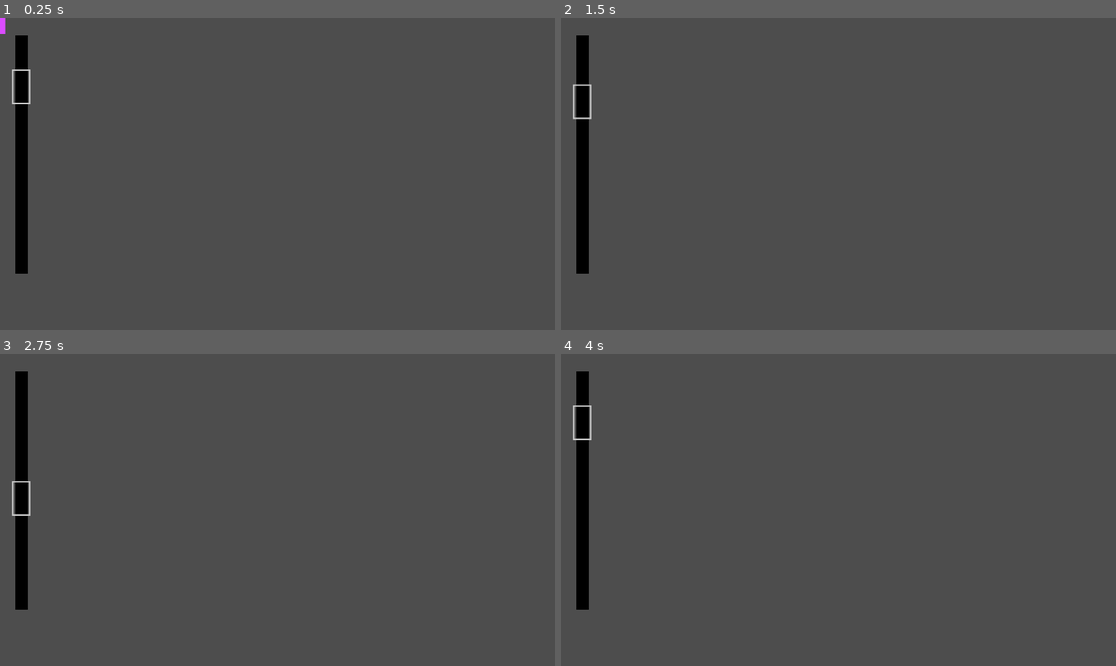
Above: before the commit, frames 1-4 (two rows, left to right).
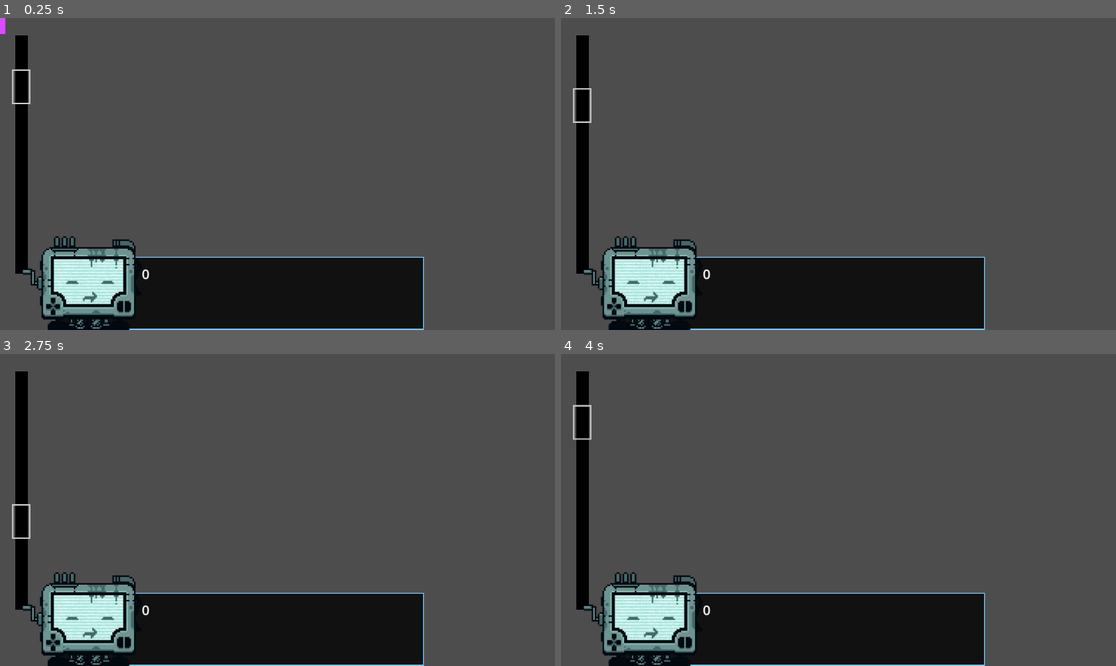
Above: after the commit, the same moments.

Repository: Hanako256/2026-01-10
Game: Godot game, scene res://scenes/game.tscn
The game is run twice, just before and just after one commit, with the same random seed, the same clock (stepped at 60 frames per second) and the same inputs. Before the commit the project starts from res://game.tscn. Sound files missing from this copy of the repository are replaced by a short silence.
Inputs:
- Up to frame 1 (0.25 s): no input
- Up to frame 2 (1.5 s): tap Enter at 0.5 s; hold Right 0.53-1.28 s; hold Shift (slow) 0.53-1.28 s; tap Space at 1.25 s; hold S (move_down) from 1.28 s (still down); tap Shift (slow) at 1.35 s
- Up to frame 3 (2.75 s): release S (move_down) at 2.03 s; hold Right from 2.03 s (still down); hold Shift (slow) from 2.03 s (still down); tap Alt at 2.1 s
- Up to frame 4 (4 s): tap Enter at 2.75 s; release Right at 2.78 s; release Shift (slow) at 2.78 s; hold W (move_up) 2.78-3.53 s; tap Shift (slow) at 2.85 s; hold Left from 3.53 s (still down); hold Shift (slow) from 3.53 s (still down)

The runs differ from the first frame. In frame 1, 17% of the frame differs, in the area x 4-77%, y 69-100%; in frame 2, 17%; in frame 3, 17%, in the area x 2-77%, y 40-100%; in frame 4, 17%.

Commit message:
started implementing rhythm game functions

Diff:
--- a/dialogue.tscn
+++ /dev/null
@@ -1,14 +0,0 @@
-[gd_scene load_steps=3 format=3 uid="uid://06k4nwurjm1v"]
-
-[ext_resource type="Texture2D" uid="uid://cff24xphv2yvq" path="res://sprites/dialogue_frame.png" id="1_oi3j2"]
-[ext_resource type="Texture2D" uid="uid://c4gs1c2nhdrkq" path="res://sprites/dialogue_space.png" id="2_758ep"]
-
-[node name="dialogue_frame" type="Sprite2D"]
-position = Vector2(560, 552.5)
-scale = Vector2(1, 0.7)
-texture = ExtResource("1_oi3j2")
-
-[node name="Sprite2D" type="Sprite2D" parent="."]
-position = Vector2(0, -0.7143161)
-scale = Vector2(1, 0.99301255)
-texture = ExtResource("2_758ep")
--- a/game.tscn
+++ /dev/null
@@ -1,16 +0,0 @@
-[gd_scene load_steps=4 format=3 uid="uid://d1iv1sb501bl8"]
-
-[ext_resource type="Texture2D" uid="uid://dgj62ewix1kkv" path="res://sprites/slider bar.png" id="1_80nbo"]
-[ext_resource type="PackedScene" uid="uid://5adgviubrktk" path="res://player.tscn" id="2_feb5d"]
-[ext_resource type="PackedScene" uid="uid://dor34uii4kf6d" path="res://note_bar.tscn" id="3_fc0e3"]
-
-[node name="game" type="Node2D"]
-
-[node name="Slider" type="Sprite2D" parent="."]
-position = Vector2(45, 284)
-texture = ExtResource("1_80nbo")
-
-[node name="Player" parent="." instance=ExtResource("2_feb5d")]
-position = Vector2(44, 143)
-
-[node name="Note Bar" parent="." instance=ExtResource("3_fc0e3")]
--- a/note_bar.tscn
+++ /dev/null
@@ -1,27 +0,0 @@
-[gd_scene load_steps=5 format=3 uid="uid://dor34uii4kf6d"]
-
-[ext_resource type="Texture2D" uid="uid://kpmrqxi02f3t" path="res://sprites/note bar.png" id="1_273me"]
-[ext_resource type="Script" uid="uid://cvqpmwxtsbg7d" path="res://note_bar.gd" id="1_yfww1"]
-
-[sub_resource type="SpriteFrames" id="SpriteFrames_yfww1"]
-animations = [{
-"frames": [{
-"duration": 1.0,
-"texture": ExtResource("1_273me")
-}],
-"loop": true,
-"name": &"default",
-"speed": 5.0
-}]
-
-[sub_resource type="RectangleShape2D" id="RectangleShape2D_u2hmc"]
-size = Vector2(32, 66)
-
-[node name="Note Bar" type="Area2D"]
-script = ExtResource("1_yfww1")
-
-[node name="Appearance" type="AnimatedSprite2D" parent="."]
-sprite_frames = SubResource("SpriteFrames_yfww1")
-
-[node name="Collisions" type="CollisionShape2D" parent="."]
-shape = SubResource("RectangleShape2D_u2hmc")
--- a/player.gd
+++ /dev/null
@@ -1,32 +0,0 @@
-extends Area2D
-@export var reg_speed: = 200
-var speed = reg_speed
-var slow_speed = reg_speed * 0.4
-var acceleration = 1
-@export var acc_mult = 1.005
-var velocity = Vector2.ZERO
-
-func _process(delta: float) -> void:
-
-	if (Input.is_action_pressed("move_up")):
-		velocity.y = -speed * acceleration
-		acceleration *= acc_mult
-	if (Input.is_action_pressed("move_down")):
-		velocity.y = speed * acceleration
-		acceleration *= acc_mult
-
-	if (Input.is_action_pressed("slow")):
-		speed = slow_speed
-	else:
-		speed = reg_speed
-	if(!Input.is_action_pressed("move_up") and !Input.is_action_pressed("move_down")):
-		velocity.y = 0
-	if (Input.is_action_just_pressed("move_down") or Input.is_action_just_pressed("move_up")):
-		acceleration = 1
-
-	position += velocity * delta
-
-
-
-func _on_area_entered(area: Area2D) -> bool:
-	return true
--- a/player.tscn
+++ /dev/null
@@ -1,30 +0,0 @@
-[gd_scene load_steps=5 format=3 uid="uid://5adgviubrktk"]
-
-[ext_resource type="Texture2D" uid="uid://cpwgj4gse8qry" path="res://sprites/player.png" id="1_4flbx"]
-[ext_resource type="Script" uid="uid://cqhvao3qoeikj" path="res://player.gd" id="1_onrkg"]
-
-[sub_resource type="SpriteFrames" id="SpriteFrames_onrkg"]
-animations = [{
-"frames": [{
-"duration": 1.0,
-"texture": ExtResource("1_4flbx")
-}],
-"loop": true,
-"name": &"default",
-"speed": 5.0
-}]
-
-[sub_resource type="RectangleShape2D" id="RectangleShape2D_i3pqv"]
-size = Vector2(32, 66)
-
-[node name="Player" type="Area2D"]
-script = ExtResource("1_onrkg")
-metadata/_edit_group_ = true
-
-[node name="Animations" type="AnimatedSprite2D" parent="."]
-sprite_frames = SubResource("SpriteFrames_onrkg")
-
-[node name="Collisions" type="CollisionShape2D" parent="."]
-shape = SubResource("RectangleShape2D_i3pqv")
-
-[connection signal="area_entered" from="." to="." method="_on_area_entered"]
--- a/project.godot
+++ b/project.godot
@@ -18,6 +18,10 @@
 [editor_plugins]
 
 enabled=PackedStringArray("res://addons/godot_super-wakatime/plugin.cfg")
+
+[global_group]
+
+note=""
 
 [input]
 
@@ -40,6 +44,15 @@
 slow={
 "deadzone": 0.2,
 "events": [Object(InputEventKey,"resource_local_to_scene":false,"resource_name":"","device":-1,"window_id":0,"alt_press …(195 unchanged characters)…
+, Object(InputEventKey,"resource_local_to_scene":false,"resource_name":"","device":-1,"window_id":0,"alt_pressed":false,"shift_pressed":false,"ctrl_pressed":false,"meta_pressed":false,"pressed":false,"keycode":0,"physical_keycode":4194325,"key_label":0,"unicode":0,"location":0,"echo":false,"script":null)
+, Object(InputEventJoypadButton,"resource_local_to_scene":false,"resource_name":"","device":-1,"button_index":2,"pressure":0.0,"pressed":true,"script":null)
+]
+}
+hit_note={
+"deadzone": 0.2,
+"events": [Object(InputEventKey,"resource_local_to_scene":false,"resource_name":"","device":-1,"window_id":0,"alt_pressed":false,"shift_pressed":false,"ctrl_pressed":false,"meta_pressed":false,"pressed":false,"keycode":0,"physical_keycode":90,"key_label":0,"unicode":122,"location":0,"echo":false,"script":null)
+, Object(InputEventKey,"resource_local_to_scene":false,"resource_name":"","device":-1,"window_id":0,"alt_pressed":false,"shift_pressed":false,"ctrl_pressed":false,"meta_pressed":false,"pressed":false,"keycode":0,"physical_keycode":4194309,"key_label":0,"unicode":0,"location":0,"echo":false,"script":null)
+, Object(InputEventJoypadButton,"resource_local_to_scene":false,"resource_name":"","device":-1,"button_index":0,"pressure":0.0,"pressed":true,"script":null)
 ]
 }
 
--- /dev/null
+++ b/scenes/audio_player.gd
@@ -0,0 +1,41 @@
+extends AudioStreamPlayer
+
+@export var bpm = 100
+@export var beats = 4
+
+var song_position = 0.0
+var song_pos_measures = 1
+var seconds_per_measure = 60.0 / bpm
+var last_reported_beat = 0
+var beats_before_start = 0
+var beat = 1
+
+var closest = 0
+var time_off_beat = 0.0
+
+signal _beat(position)
+signal _measure(position)
+
+func _ready():
+	seconds_per_measure = 60.0 / bpm
+
+func _physics_process(delta: float) -> void:
+	if playing:
+		song_position = get_playback_position() + AudioServer.get_time_since_last_mix()
+		song_position -= AudioServer.get_output_latency()
+		song_pos_measures = int(floor(song_position / seconds_per_measure)) + beats_before_start
+		_report_beat()
+
+func _report_beat():
+	if last_reported_beat < song_pos_measures:
+		if beat > beats:
+			beat = 1
+		emit_signal("_measure", song_pos_measures)
+		emit_signal("_beat", beat)
+		last_reported_beat = song_pos_measures
+		beat += 1
+
+#func play_with_beat_offset(num):
+#	beats_before_start = num
+#	$StartTimer.wait_time = seconds_per_measure
+#	$StartTimer.start()
--- /dev/null
+++ b/scenes/audio_player.tscn
@@ -0,0 +1,6 @@
+[gd_scene load_steps=2 format=3 uid="uid://jhq30abrv0cy"]
+
+[ext_resource type="AudioStream" uid="uid://sphtcsdhf2ph" path="res://audio/Demo track-Notes.mp3" id="1_81fu2"]
+
+[node name="AudioPlayer" type="AudioStreamPlayer"]
+stream = ExtResource("1_81fu2")
--- /dev/null
+++ b/scenes/dialogue.tscn
@@ -0,0 +1,37 @@
+[gd_scene load_steps=5 format=3 uid="uid://06k4nwurjm1v"]
+
+[ext_resource type="Texture2D" uid="uid://cff24xphv2yvq" path="res://sprites/dialogue_frame.png" id="1_oi3j2"]
+[ext_resource type="Texture2D" uid="uid://c4gs1c2nhdrkq" path="res://sprites/dialogue_space.png" id="2_758ep"]
+[ext_resource type="Texture2D" uid="uid://ciw3v8ai2sa74" path="res://sprites/p03.png" id="3_758ep"]
+
+[sub_resource type="SpriteFrames" id="SpriteFrames_hoxo3"]
+animations = [{
+"frames": [{
+"duration": 1.0,
+"texture": ExtResource("3_758ep")
+}],
+"loop": true,
+"name": &"default",
+"speed": 5.0
+}]
+
+[node name="dialogue_frame" type="Sprite2D"]
+texture = ExtResource("1_oi3j2")
+
+[node name="dialogue_space" type="Sprite2D" parent="."]
+position = Vector2(0, -0.7143161)
+scale = Vector2(1, 0.99301255)
+texture = ExtResource("2_758ep")
+
+[node name="Dialogue" type="RichTextLabel" parent="."]
+offset_left = -257.0
+offset_top = -75.0
+offset_right = 431.0
+offset_bottom = 59.0
+theme_override_font_sizes/normal_font_size = 35
+text = "Yep, I'm P03. OK?"
+
+[node name="character" type="AnimatedSprite2D" parent="."]
+position = Vector2(-406, -31)
+scale = Vector2(0.4, 0.4)
+sprite_frames = SubResource("SpriteFrames_hoxo3")
--- /dev/null
+++ b/scenes/game.gd
@@ -0,0 +1,8 @@
+extends Node2D
+
+func _process(delta: float) -> void:
+	var time = $AudioPlayer.get_playback_position() + AudioServer.get_time_since_last_mix()
+	time -= AudioServer.get_output_latency()
+	var count = time as int
+	$dialogue_frame/Dialogue.clear()
+	$dialogue_frame/Dialogue.add_text(str(count))
--- /dev/null
+++ b/scenes/game.tscn
@@ -0,0 +1,33 @@
+[gd_scene load_steps=7 format=3 uid="uid://d1iv1sb501bl8"]
+
+[ext_resource type="Texture2D" uid="uid://dgj62ewix1kkv" path="res://sprites/slider bar.png" id="1_80nbo"]
+[ext_resource type="Script" uid="uid://bglg0k5h56uga" path="res://scenes/game.gd" id="1_ryrav"]
+[ext_resource type="PackedScene" uid="uid://5adgviubrktk" path="res://scenes/player.tscn" id="2_feb5d"]
+[ext_resource type="PackedScene" uid="uid://dor34uii4kf6d" path="res://scenes/note_bar.tscn" id="3_fc0e3"]
+[ext_resource type="PackedScene" uid="uid://06k4nwurjm1v" path="res://scenes/dialogue.tscn" id="4_7jktm"]
+[ext_resource type="PackedScene" uid="uid://jhq30abrv0cy" path="res://scenes/audio_player.tscn" id="5_ryrav"]
+
+[node name="game" type="Node2D"]
+script = ExtResource("1_ryrav")
+
+[node name="Slider" type="Sprite2D" parent="."]
+position = Vector2(45, 284)
+texture = ExtResource("1_80nbo")
+
+[node name="Player" parent="." instance=ExtResource("2_feb5d")]
+position = Vector2(44, 143)
+
+[node name="Note Bar" parent="." instance=ExtResource("3_fc0e3")]
+
+[node name="Player_Bounds_Up" type="Marker2D" parent="."]
+position = Vector2(44, 36)
+
+[node name="Player_Bounds_Down" type="Marker2D" parent="."]
+position = Vector2(44, 532)
+
+[node name="dialogue_frame" parent="." instance=ExtResource("4_7jktm")]
+position = Vector2(500, 572)
+scale = Vector2(0.8, 0.8)
+
+[node name="AudioPlayer" parent="." instance=ExtResource("5_ryrav")]
+autoplay = true
--- /dev/null
+++ b/scenes/note_bar.tscn
@@ -0,0 +1,35 @@
+[gd_scene load_steps=6 format=3 uid="uid://dor34uii4kf6d"]
+
+[ext_resource type="Texture2D" uid="uid://kpmrqxi02f3t" path="res://sprites/note bar.png" id="1_273me"]
+[ext_resource type="Script" uid="uid://cvqpmwxtsbg7d" path="res://scenes/note_bar.gd" id="1_yfww1"]
+[ext_resource type="Texture2D" uid="uid://bgji77nvsap8d" path="res://sprites/note bar_hit.png" id="2_yof15"]
+
+[sub_resource type="SpriteFrames" id="SpriteFrames_dlwm1"]
+animations = [{
+"frames": [{
+"duration": 1.0,
+"texture": ExtResource("1_273me")
+}],
+"loop": true,
+"name": &"default",
+"speed": 5.0
+}, {
+"frames": [{
+"duration": 1.0,
+"texture": ExtResource("2_yof15")
+}],
+"loop": true,
+"name": &"hit",
+"speed": 5.0
+}]
+
+[sub_resource type="RectangleShape2D" id="RectangleShape2D_yof15"]
+
+[node name="Note" type="Area2D" groups=["note"]]
+script = ExtResource("1_yfww1")
+
+[node name="Animation" type="AnimatedSprite2D" parent="."]
+sprite_frames = SubResource("SpriteFrames_dlwm1")
+
+[node name="Collisions" type="CollisionShape2D" parent="."]
+shape = SubResource("RectangleShape2D_yof15")
--- /dev/null
+++ b/scenes/player.gd
@@ -0,0 +1,63 @@
+extends AnimatedSprite2D
+@export var reg_speed: = 250
+var speed = reg_speed
+var slow_speed = reg_speed * 0.4
+var acceleration = 1
+@export var acc_mult = 1.007
+var velocity = Vector2.ZERO
+
+var perfect:bool = false
+var good:bool = false
+var okay:bool = false
+var current_note = null
+var score = 0
+
+func _process(delta: float) -> void:
+
+	if (Input.is_action_pressed("move_up")):
+		velocity.y = -speed * acceleration
+		acceleration *= acc_mult
+	if (Input.is_action_pressed("move_down")):
+		velocity.y = speed * acceleration
+		acceleration *= acc_mult
+
+	if (Input.is_action_pressed("slow")):
+		speed = slow_speed
+		#acceleration = 1
+	else:
+		speed = reg_speed
+	if(!Input.is_action_pressed("move_up") and !Input.is_action_pressed("move_down")):
+		velocity.y = 0
+	if (Input.is_action_just_pressed("move_down") or Input.is_action_just_pressed("move_up")):
+		acceleration = 1
+
+	position += velocity * delta
+
+#OkayArea functions
+func _on_OkayArea_entered(area: Area2D) -> void:
+	if area.is_in_group("note"):
+		okay = true
+		current_note = area
+
+func _on_OkayArea_exited(area: Area2D) -> void:
+	if area.is_in_group("note"):
+		okay = false
+		current_note = null
+
+#GoodArea functions
+func _on_GoodArea_entered(area: Area2D) -> void:
+	if area.is_in_group("note"):
+		good = true
+
+func _on_GoodArea_exited(area: Area2D) -> void:
+	if area.is_in_group("note"):
+		good = false
+
+#PerfectArea functions
+func _on_PerfectArea_entered(area: Area2D) -> void:
+	if area.is_in_group("note"):
+		perfect = true
+
+func _on_PerfectArea_exited(area: Area2D) -> void:
+	if area.is_in_group("note"):
+		perfect = false
--- /dev/null
+++ b/scenes/player.tscn
@@ -0,0 +1,60 @@
+[gd_scene load_steps=8 format=3 uid="uid://5adgviubrktk"]
+
+[ext_resource type="Texture2D" uid="uid://cpwgj4gse8qry" path="res://sprites/player.png" id="1_4flbx"]
+[ext_resource type="Script" uid="uid://cqhvao3qoeikj" path="res://scenes/player.gd" id="1_onrkg"]
+[ext_resource type="Texture2D" uid="uid://cb3gqhjk6frkr" path="res://sprites/player_hit.png" id="2_qhqgy"]
+
+[sub_resource type="SpriteFrames" id="SpriteFrames_dqkch"]
+animations = [{
+"frames": [{
+"duration": 1.0,
+"texture": ExtResource("1_4flbx")
+}],
+"loop": true,
+"name": &"default",
+"speed": 5.0
+}, {
+"frames": [{
+"duration": 1.0,
+"texture": ExtResource("2_qhqgy")
+}],
+"loop": true,
+"name": &"hit",
+"speed": 5.0
+}]
+
+[sub_resource type="RectangleShape2D" id="RectangleShape2D_qlg0r"]
+size = Vector2(16, 66)
+
+[sub_resource type="RectangleShape2D" id="RectangleShape2D_tuyoq"]
+size = Vector2(10, 66)
+
+[sub_resource type="RectangleShape2D" id="RectangleShape2D_fjrip"]
+size = Vector2(4, 66)
+
+[node name="Player" type="AnimatedSprite2D"]
+sprite_frames = SubResource("SpriteFrames_dqkch")
+script = ExtResource("1_onrkg")
+metadata/_edit_group_ = true
+
+[node name="OkayArea" type="Area2D" parent="."]
+
+[node name="OkayCollisions" type="CollisionShape2D" parent="OkayArea"]
+shape = SubResource("RectangleShape2D_qlg0r")
+
+[node name="GoodArea" type="Area2D" parent="."]
+
+[node name="GoodCollisions" type="CollisionShape2D" parent="GoodArea"]
+shape = SubResource("RectangleShape2D_tuyoq")
+
+[node name="PerfectArea" type="Area2D" parent="."]
+
+[node name="PerfectCollisions" type="CollisionShape2D" parent="PerfectArea"]
+shape = SubResource("RectangleShape2D_fjrip")
+
+[connection signal="area_entered" from="OkayArea" to="." method="_on_OkayArea_entered"]
+[connection signal="area_exited" from="OkayArea" to="." method="_on_OkayArea_exited"]
+[connection signal="area_entered" from="GoodArea" to="." method="_on_GoodArea_entered"]
+[connection signal="area_exited" from="GoodArea" to="." method="_on_GoodArea_exited"]
+[connection signal="area_entered" from="PerfectArea" to="." method="_on_PerfectArea_entered"]
+[connection signal="area_exited" from="PerfectArea" to="." method="_on_PerfectArea_exited"]
Not shown, added: scenes/audio_player.gd.uid
Not shown, added: scenes/game.gd.uid
Renamed: note_bar.gd -> scenes/note_bar.gd
Renamed: note_bar.gd.uid -> scenes/note_bar.gd.uid
Renamed: player.gd.uid -> scenes/player.gd.uid
Binary file added: sprites/note bar_hit.png
Not shown, added: sprites/note bar_hit.png.import
Binary file added: sprites/player_hit.png
Not shown, added: sprites/player_hit.png.import
